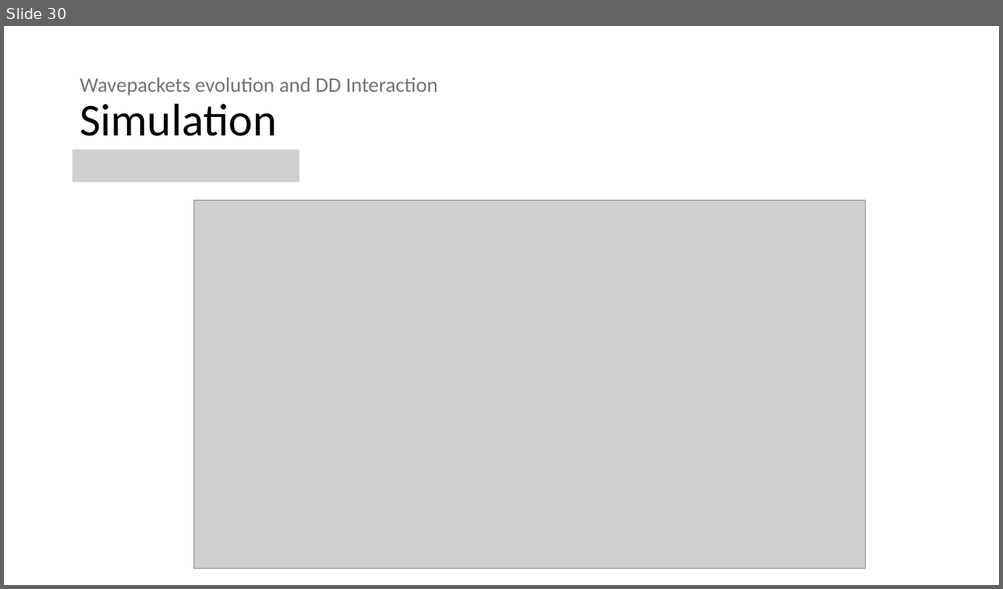
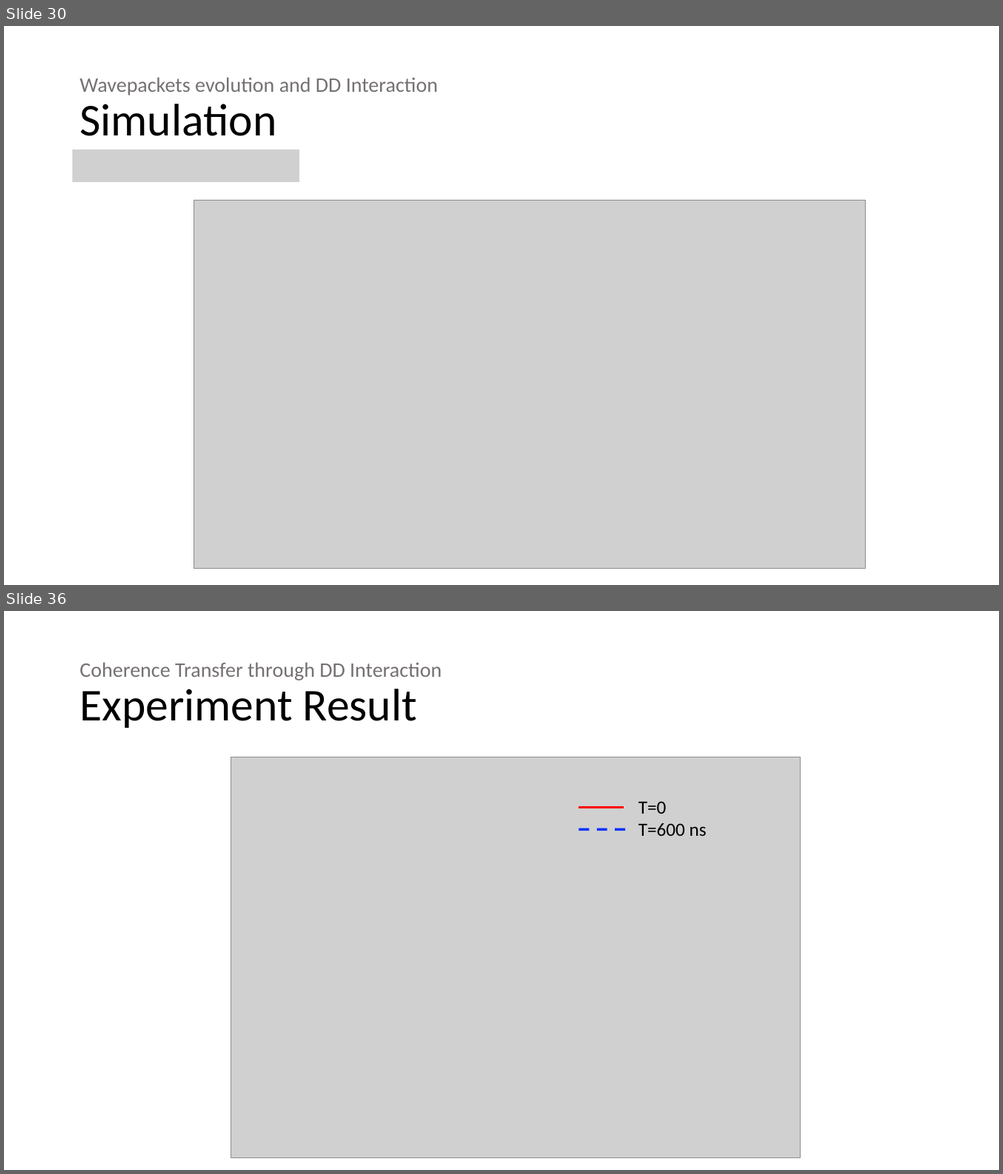
Before and after one commit to 545zhou/PHD-thesis, a slide deck: Presentation1.pptx. Shown one above the other, each under a label of ours: slide 30 before the commit, slides 30 and 36 after it; the slides between them are not shown. The pictures are 1003x589 and 1003x1174 pixels, drawn with LibreOffice and Linux fonts; fonts in the diff are those of the drawing; grey boxes stand for pictures. Boxes give left, top, right and bottom in pixels: in the first picture for what was removed or moved away, otherwise in the second. Text is boxed around its words. In the diff, an @@ line names an element or a change of style, - is before the commit and + after.

```diff
--- a/Presentation1.pptx
+++ b/Presentation1.pptx
@@ slide 36 added at (x1=4, y1=611, x2=999, y2=1170), background #FFFFFF @@
@@ title added at (x1=79, y1=662, x2=441, y2=728), 20 pt, text #767171 @@
+Coherence Transfer through DD Interaction
+Experiment Result
@@ group added at (x1=231, y1=758, x2=801, y2=1158): 2 lines, 1 picture, 1 text @@
+T=0
+T=600 ns
@@ picture added at (x1=435, y1=817, x2=516, y2=840) @@
```
Also in this commit, not shown: 2 slides changed, 8 other slides added, 1 slide removed.
